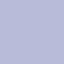
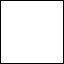
Layered file, before and after one edit (64x64). Changes by layer:
renamed "End" to "Border", showed it, moved it out of group "AOE", painted on it over left=0, top=0, right=64, bottom=64
removed group "AOE" (11 layers) over left=0, top=0, right=64, bottom=64
removed layer "Bolt copy 7" from group "AOE" over left=0, top=0, right=64, bottom=64
